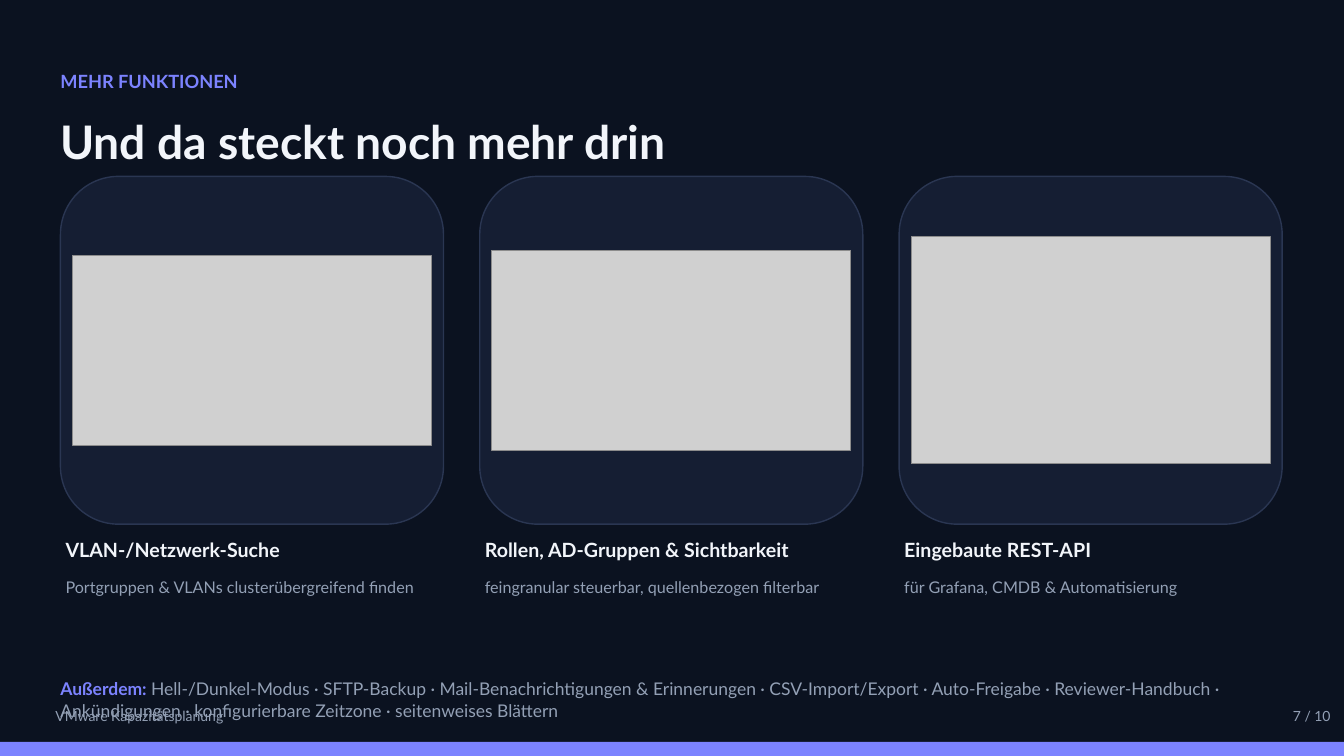
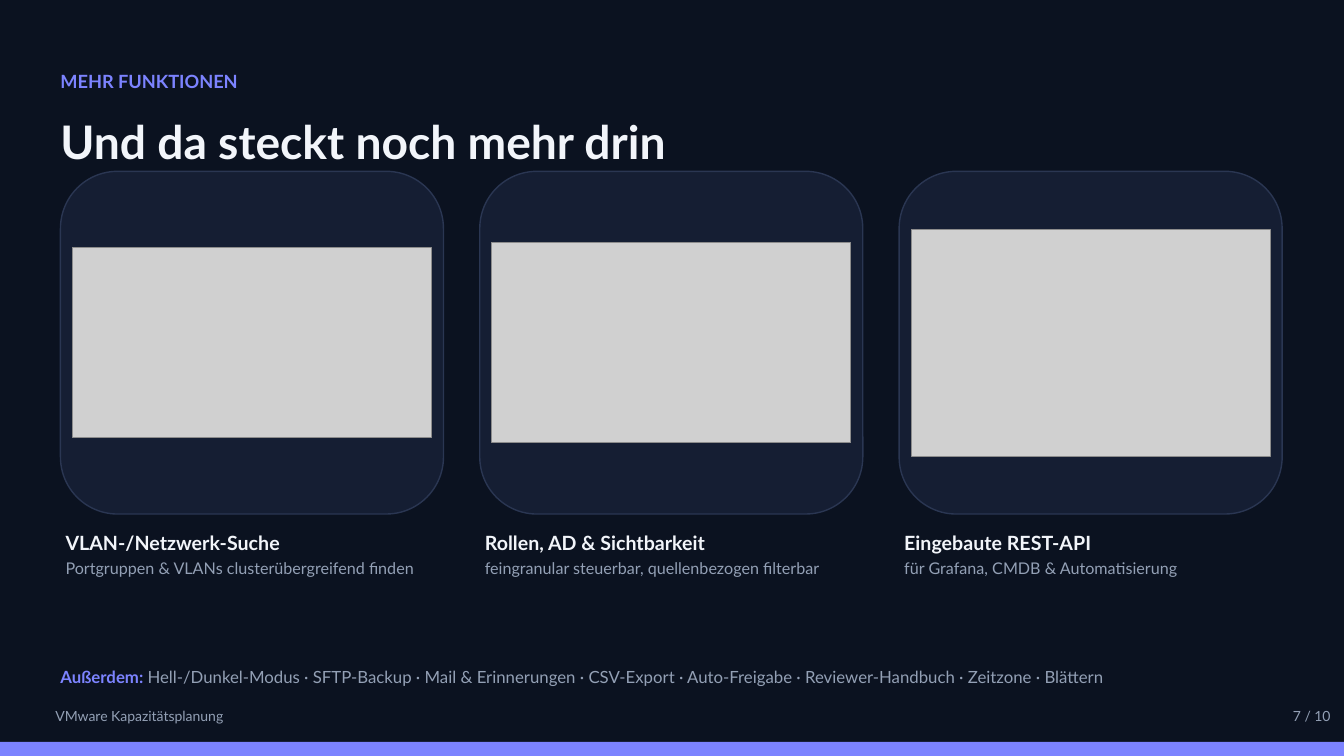
Before and after one commit to marcobockelbrink/vmware, a slide deck: slide 7 of docs/praesentation/VMware-Kapazitaetsplanung.pptx. Drawn at 1344x756 pixels with LibreOffice and Linux fonts; fonts in the diff are those of the drawing; grey boxes stand for pictures. Boxes give left, top, right and bottom in pixels: in the first picture for what was removed or moved away, otherwise in the second. Text is boxed around its words. In the diff, an @@ line names an element or a change of style, - is before the commit and + after.

```diff
--- a/docs/praesentation/VMware-Kapazitaetsplanung.pptx
+++ b/docs/praesentation/VMware-Kapazitaetsplanung.pptx
@@ rounded rectangle: place and size @@
-rounded rectangle at box(60, 176, 444, 524)
+rounded rectangle at box(60, 171, 444, 514)
@@ rounded rectangle: place and size @@
-rounded rectangle at box(480, 176, 863, 524)
+rounded rectangle at box(480, 171, 863, 514)
@@ rounded rectangle: place and size @@
-rounded rectangle at box(899, 176, 1282, 524)
+rounded rectangle at box(899, 171, 1282, 514)
@@ picture: place and size @@
-picture at box(911, 237, 1270, 464)
+picture at box(911, 229, 1270, 456)
@@ picture: place and size @@
-picture at box(73, 255, 432, 445)
+picture at box(73, 248, 432, 438)
@@ picture: place and size @@
-picture at box(492, 250, 851, 451)
+picture at box(492, 243, 851, 444)
@@ text at box(66, 535, 280, 551): paragraph added @@
+VLAN-/Netzwerk-Suche
@@ text "VLAN-/Netzwerk-Suche": place and size @@
-text "VLAN-/Netzwerk-Suche" at box(66, 581, 414, 596)
+text "VLAN-/Netzwerk-Suche" at box(66, 535, 414, 577)
@@ text at box(485, 535, 705, 553): paragraph added @@
+Rollen, AD & Sichtbarkeit
@@ text "Rollen, AD & Sichtbarkeit": place and size @@
-text "Rollen, AD & Sichtbarkeit" at box(485, 581, 819, 596)
+text "Rollen, AD & Sichtbarkeit" at box(485, 535, 819, 577)
@@ text at box(904, 535, 1091, 554): paragraph added @@
+Eingebaute REST-API
@@ text "Eingebaute REST-API": place and size @@
-text "Eingebaute REST-API" at box(904, 581, 1177, 596)
+text "Eingebaute REST-API" at box(904, 535, 1177, 577)
@@ text at box(66, 562, 414, 577): less space between paragraphs @@
@@ text removed at box(66, 542, 280, 558) @@
-VLAN-/Netzwerk-Suche
@@ text at box(485, 562, 819, 577): less space between paragraphs @@
@@ text removed at box(485, 542, 789, 561) @@
-Rollen, AD-Gruppen & Sichtbarkeit
@@ text at box(904, 562, 1177, 577): less space between paragraphs @@
@@ text removed at box(904, 542, 1091, 561) @@
-Eingebaute REST-API
@@ text at box(60, 670, 1104, 686): text changed; size 12.5 to 12 pt @@
-Außerdem: Hell-/Dunkel-Modus · SFTP-Backup · Mail-Benachrichtigungen & Erinnerungen · CSV-Import/Export · Auto-Freigabe · Reviewer-Handbuch · Ankündigungen · konfigurierbare Zeitzone · seitenweises Blättern
+Außerdem: Hell-/Dunkel-Modus · SFTP-Backup · Mail & Erinnerungen · CSV-Export · Auto-Freigabe · Reviewer-Handbuch · Zeitzone · Blättern
```
Also in this commit, not shown: 1 other file.
